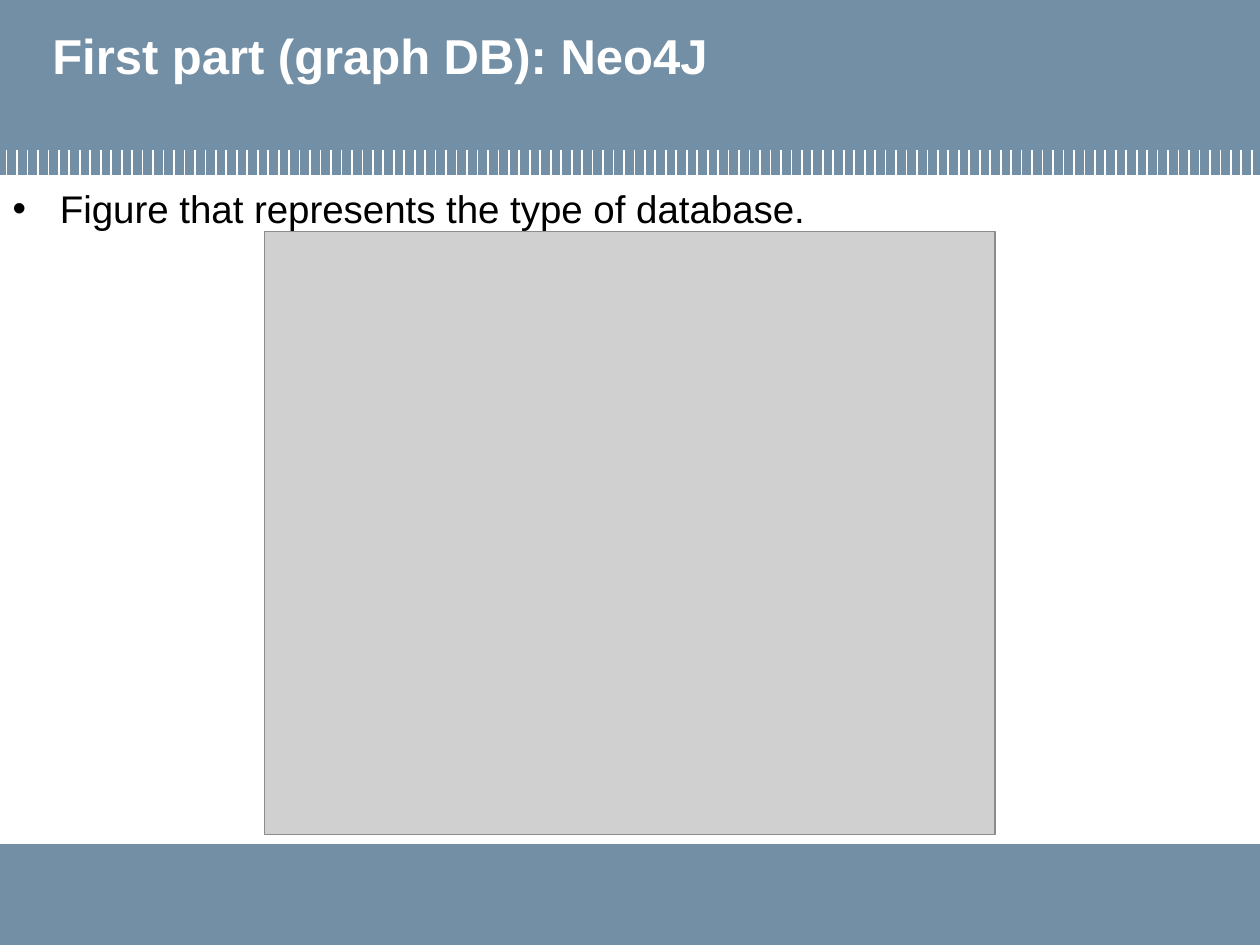
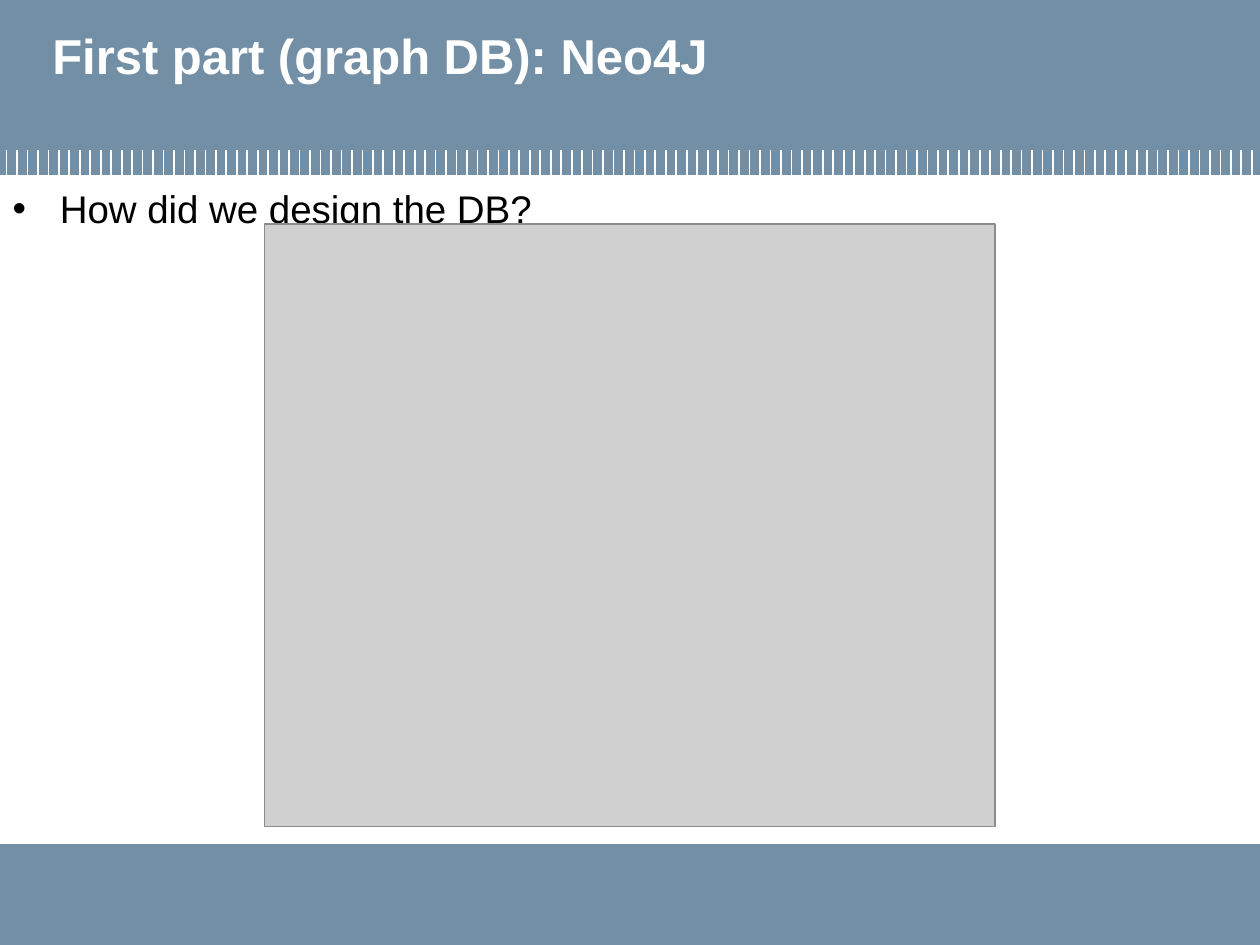
Before and after one commit to MarcoLucaPrevitera/BigData-Project, a slide deck: slide 20 of Presentation/FinalPresentation.pptx (slide 19 before the commit). Drawn at 1260x945 pixels with LibreOffice and Linux fonts; fonts in the diff are those of the drawing; grey boxes stand for pictures; background and template pictures are left out. Boxes give left, top, right and bottom in pixels: in the first picture for what was removed or moved away, otherwise in the second. Text is boxed around its words. In the diff, an @@ line names an element or a change of style, - is before the commit and + after.

```diff
--- a/Presentation/FinalPresentation.pptx
+++ b/Presentation/FinalPresentation.pptx
@@ text at box(60, 195, 532, 225): text changed @@
-• Figure that represents the type of database.
+• How did we design the DB?
@@ picture: place and size @@
-picture at box(265, 232, 995, 834)
+picture at box(265, 224, 995, 827)
```
Also in this commit, not shown: 11 other slides changed, 2 slides added, 1 other file.
